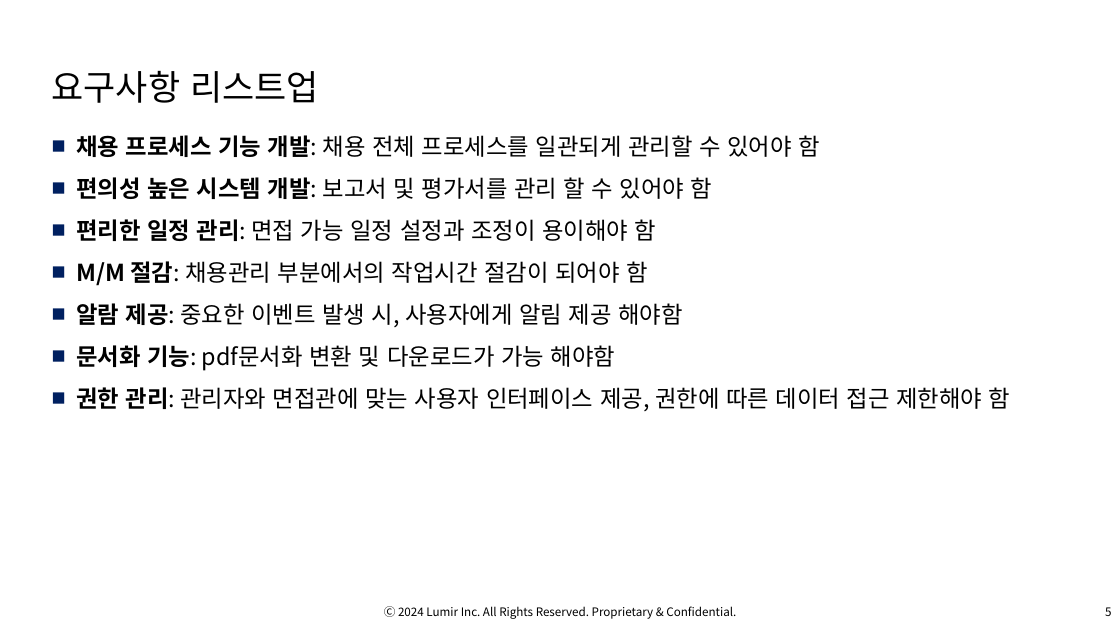
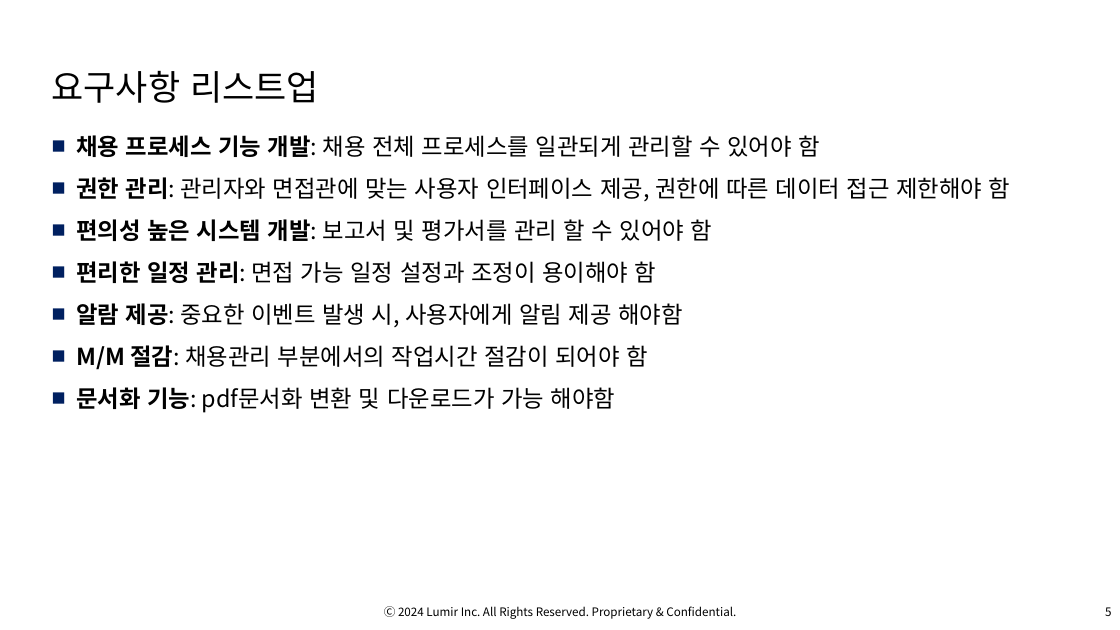
Before and after one commit to OsterRepository/OsterRepository, a slide deck: slide 6 of 기술 7부 김민수 성과 발표.pptx. Drawn at 1120x630 pixels with LibreOffice and Linux fonts; fonts in the diff are those of the drawing; background and template pictures are left out. Boxes give left, top, right and bottom in pixels: in the first picture for what was removed or moved away, otherwise in the second. Text is boxed around its words. In the diff, an @@ line names an element or a change of style, - is before the commit and + after.

```diff
--- a/기술 7부 김민수 성과 발표.pptx
+++ b/기술 7부 김민수 성과 발표.pptx
@@ text at box(76, 177, 1010, 201): paragraph added @@
+■ 권한 관리: 관리자와 면접관에 맞는 사용자 인터페이스 제공, 권한에 따른 데이터 접근 제한해야 함
@@ text at box(76, 387, 1010, 411): paragraph removed @@
-■ 권한 관리: 관리자와 면접관에 맞는 사용자 인터페이스 제공, 권한에 따른 데이터 접근 제한해야 함
```
Also in this commit, not shown: 2 other slides changed, 1 other file.
